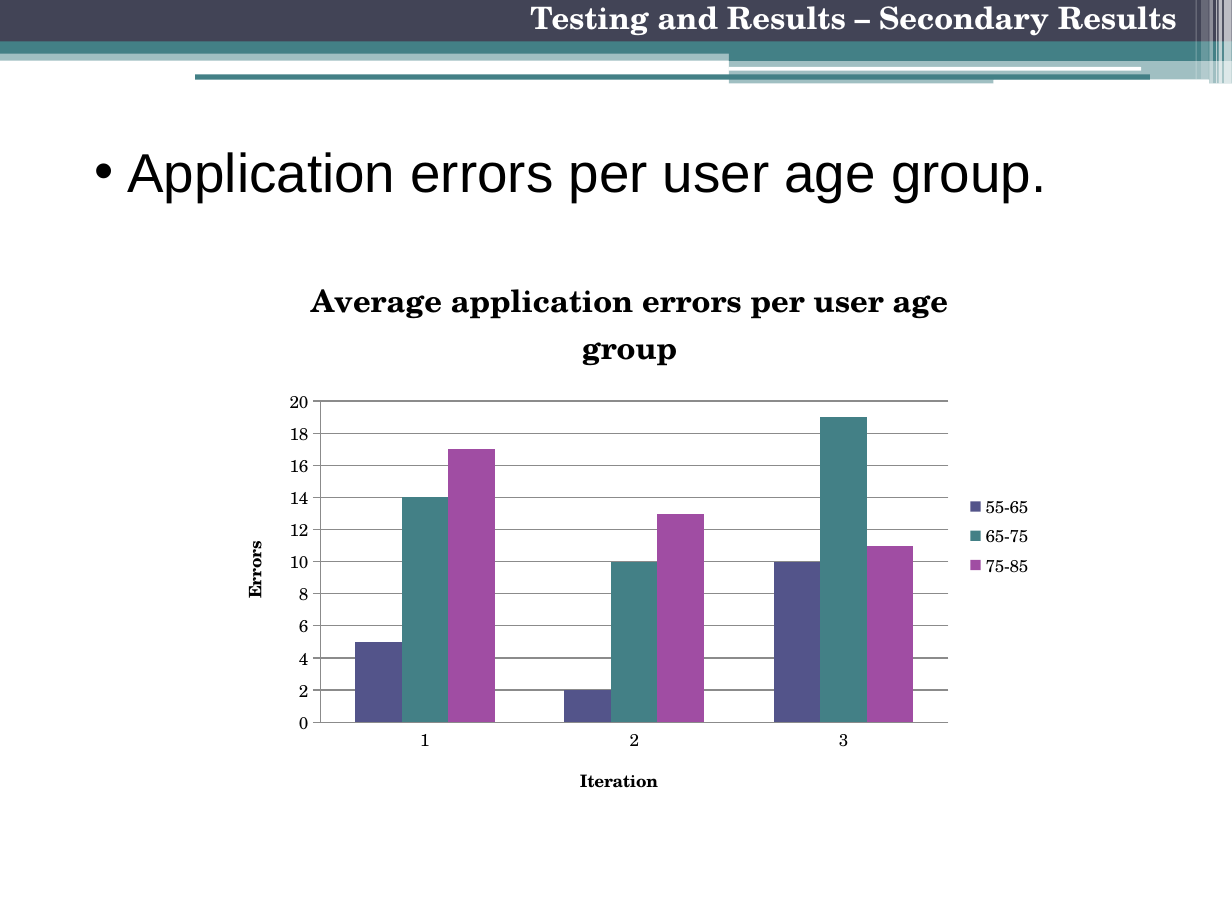
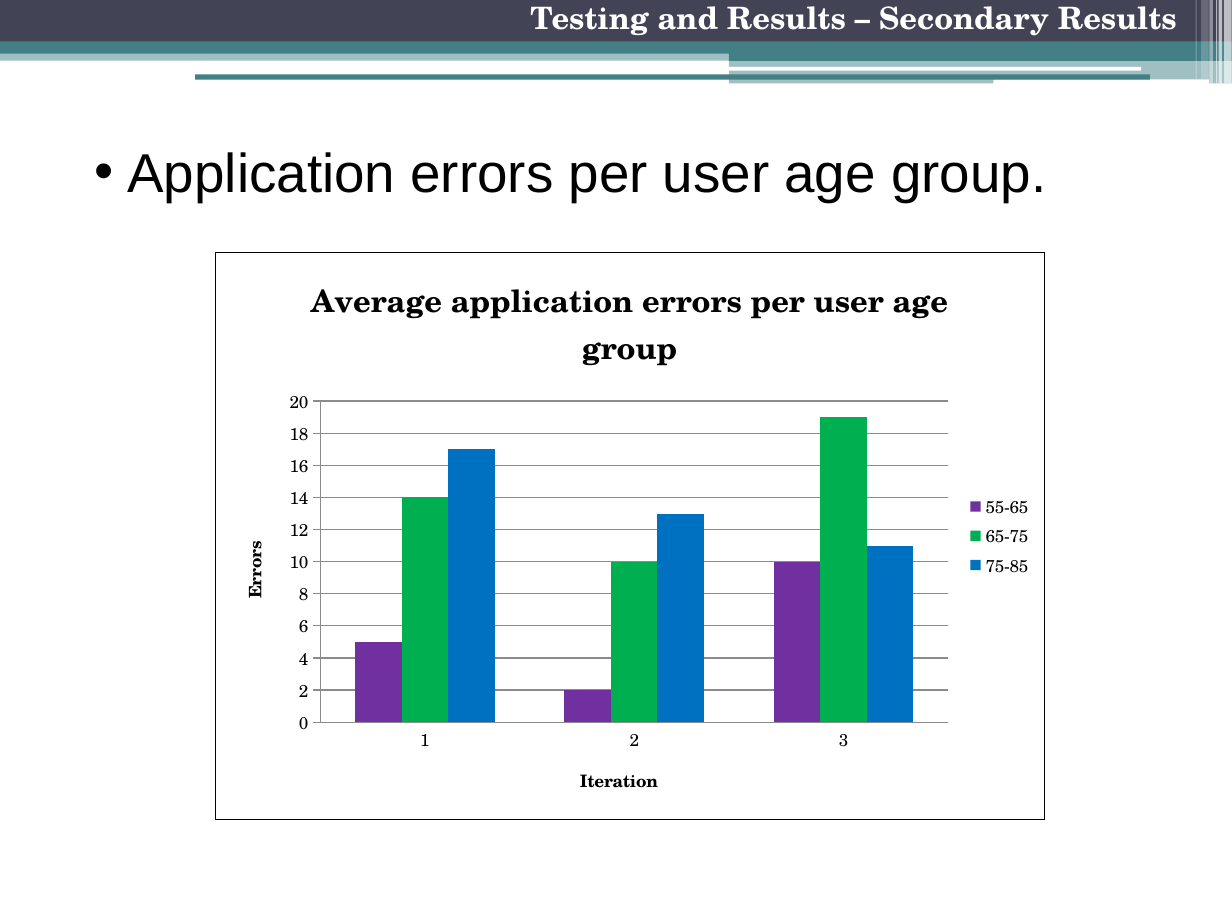
Before and after one commit to freecole/Lab-project, a slide deck: slide 30 of Presentation/3 Nov/Final Presentation.pptx. Drawn at 1232x924 pixels with LibreOffice and Linux fonts; fonts in the diff are those of the drawing. Boxes give left, top, right and bottom in pixels: in the first picture for what was removed or moved away, otherwise in the second. Text is boxed around its words. In the diff, an @@ line names an element or a change of style, - is before the commit and + after.

Commit message:
changed the graph colours

```diff
--- a/Presentation/3 Nov/Final Presentation.pptx
+++ b/Presentation/3 Nov/Final Presentation.pptx
@@ column chart at box(216, 253, 1045, 819) @@
@@ colour of 55-65 #53548A to #7030A0 @@
@@ colour of 65-75 #438086 to #00B050 @@
@@ colour of 75-85 #A04DA3 to #0070C0 @@
@@ border changed @@
```
Also in this commit, not shown: 9 other slides changed.
